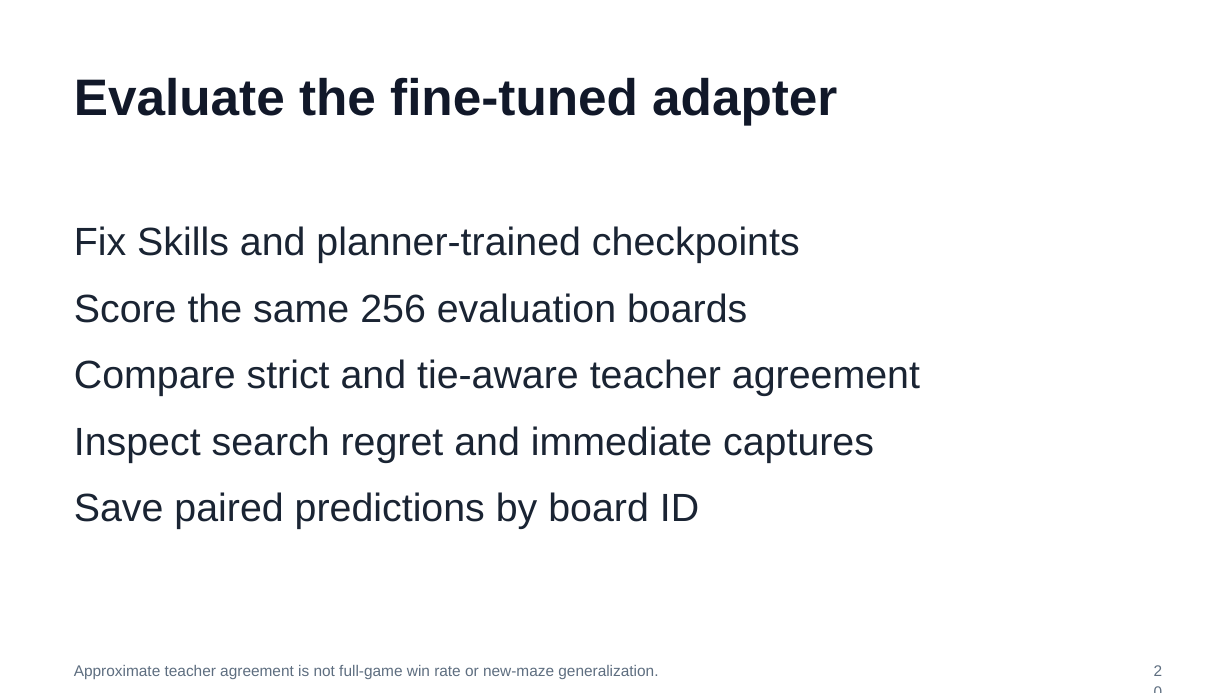
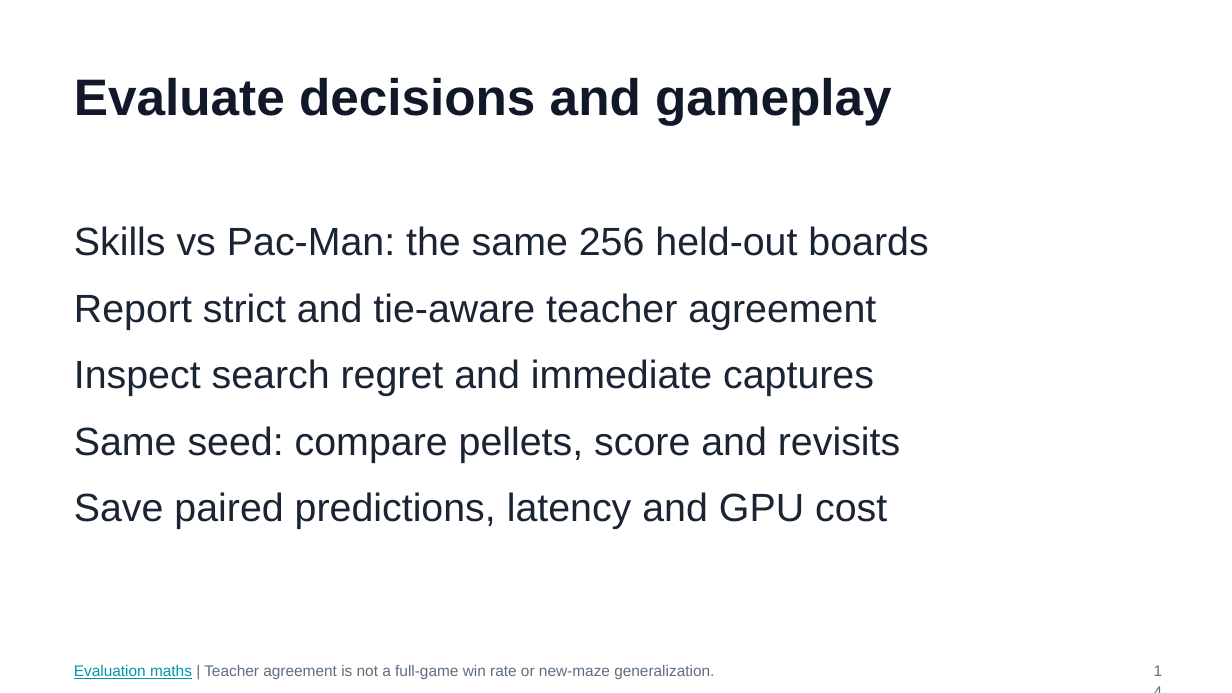
Before and after one commit to huixu11/QPlusLearning, a slide deck: slide 14 of labs/lab-01-kev-pacman/slides/pacman-lab.pptx (slide 20 before the commit). Drawn at 1232x693 pixels with LibreOffice and Linux fonts; fonts in the diff are those of the drawing. Boxes give left, top, right and bottom in pixels: in the first picture for what was removed or moved away, otherwise in the second. Text is boxed around its words. In the diff, an @@ line names an element or a change of style, - is before the commit and + after.

```diff
--- a/labs/lab-01-kev-pacman/slides/pacman-lab.pptx
+++ b/labs/lab-01-kev-pacman/slides/pacman-lab.pptx
@@ title at (74, 77, 892, 125): text changed @@
-Evaluate the fine-tuned adapter
+Evaluate decisions and gameplay
@@ text at (74, 226, 928, 330): text changed @@
-Fix Skills and planner-trained checkpoints
-Score the same 256 evaluation boards
-Compare strict and tie-aware teacher agreement
+Skills vs Pac-Man: the same 256 held-out boards
+Report strict and tie-aware teacher agreement
@@ text at (74, 426, 900, 529): text changed @@
-Save paired predictions by board ID
+Same seed: compare pellets, score and revisits
+Save paired predictions, latency and GPU cost
@@ text at (1141, 647, 1181, 674): text changed @@
-20
+14
@@ text at (74, 664, 714, 679): text changed @@
-Approximate teacher agreement is not full-game win rate or new-maze generalization.
+Evaluation maths | Teacher agreement is not a full-game win rate or new-maze generalization.
```
Also in this commit, not shown: 13 other slides changed, 1 slide added, 9 slides removed, 6 other files.
